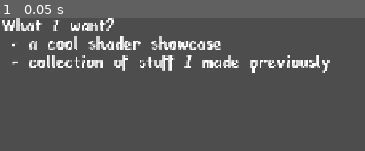
Above: before the commit, frame 1.
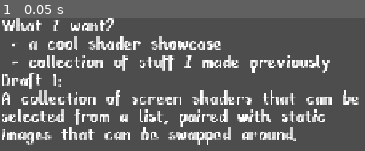
Above: after the commit, the same moment.

Repository: ktosox/Tool_Box_2
Game: Godot game, scene res://projects/shader_showcase/plan.tscn
Same seed, same stepped clock (60 frames per second), same inputs: the game is played once before the commit and once after it. The project has no main scene, so this scene is started directly.
Inputs:
- Up to frame 1 (0.05 s): no input

The runs differ from the first frame. In frame 1, 11% of the frame differs, in the area x 0-99%, y 41-96%.

Commit message:
started working on the first draft of the shader showcase

Diff:
--- a/projects/shader_showcase/plan.tscn
+++ b/projects/shader_showcase/plan.tscn
@@ -7,10 +7,13 @@
 anchors_preset = 15
 anchor_right = 1.0
 anchor_bottom = 1.0
+offset_right = -665.0
 grow_horizontal = 2
 grow_vertical = 2
 theme_override_fonts/normal_font = ExtResource("1_gkg47")
 theme_override_font_sizes/normal_font_size = 32
 text = "What I want?
  - a cool shader showcase
- - collection of stuff I made previously"
+ - collection of stuff I made previously
+Draft 1:
+A collection of screen shaders that can be selected from a list, paired with static images that can be swapped around."
--- /dev/null
+++ b/projects/shader_showcase/screen_shaders.gd
@@ -0,0 +1,6 @@
+extends HBoxContainer
+
+# this thing handles:
+# - collecting a list of shaders and putting them on the ItemList
+# - accepting selections from ItemList and
+# - applying selections to DemoImage
--- /dev/null
+++ b/projects/shader_showcase/screen_shaders.tscn
@@ -0,0 +1,24 @@
+[gd_scene load_steps=2 format=3 uid="uid://tmfjguyhas2u"]
+
+[ext_resource type="Script" uid="uid://k10iq4ljbxab" path="res://projects/shader_showcase/screen_shaders.gd" id="1_86tfc"]
+
+[node name="screen_shaders" type="HBoxContainer"]
+anchors_preset = 15
+anchor_right = 1.0
+anchor_bottom = 1.0
+grow_horizontal = 2
+grow_vertical = 2
+script = ExtResource("1_86tfc")
+
+[node name="ItemList" type="ItemList" parent="."]
+layout_mode = 2
+auto_width = true
+auto_height = true
+item_count = 3
+item_0/text = "dsdasfdsdfs45354353"
+item_1/text = "fsdfsdfsfsf"
+item_2/text = "fswr23r2r23"
+
+[node name="DemoImage" type="ColorRect" parent="."]
+layout_mode = 2
+size_flags_horizontal = 3
Not shown, added: projects/shader_showcase/screen_shaders.gd.uid
